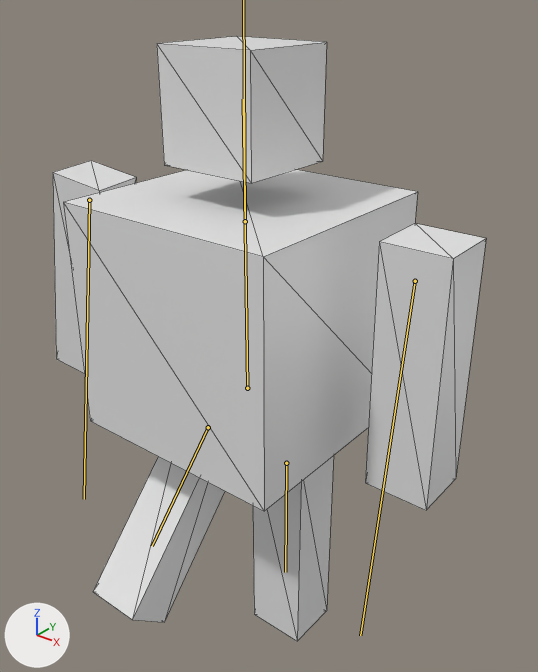
The glTF model godot/18.glb: old version first, new version second.
Rendered twice from a 50 mm camera at (1.52, -1.77, 2.15) aimed at (0.05, 0.06, 1.01). Lighting does not change. The marker at lower left points along +X, +Y and +Z. The bones that bend it are drawn over the model as lines. Mesh edges are drawn as thin lines.

The first picture shows 'char1'.
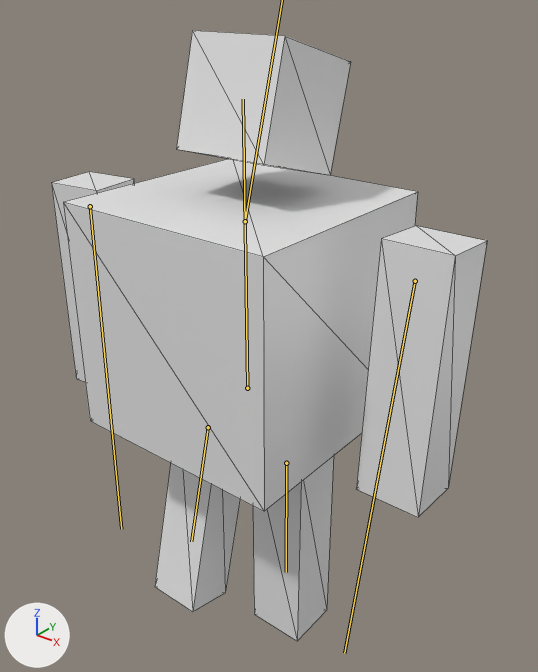
The newer file adds an action. The first version stands in its rest pose; the second is drawn at frame 23 of the action 'anim 2'.

What the commit changed:
Bone 'h' (bone_h) turns from (0, 0, 0) to (-15, 0, 0) degrees about its own x, y and z.
Bone 'a1' (bone_a1) turns from (0, 0, 0) to (4, 0, 2) degrees about its own x, y and z.
Bone 'a2' (bone_a2) moves from (0.0, 0.0, 0.0) to (-0.005, 0.041, -0.003).
Bone 'a2' (bone_a2) turns from (0, 0, 0) to (-3, 1, 10) degrees about its own x, y and z.
Bone 'l2' (bone_l2) turns from (0, 0, 0) to (-26, -2, -12) degrees about its own x, y and z.

Location of each change, (x1, y1, x2, y2) in pixels of the pictures (538 x 672 px):
'char1', posed: before (53, 36, 486, 641); after (51, 30, 487, 641)
bone 'a1', root to tip: before (415, 281) to (360, 635); after (415, 281) to (344, 653)
bone 'a2', root to tip: before (89, 200) to (84, 499); after (90, 206) to (121, 529)
bone 'l2', root to tip: before (208, 427) to (152, 546); after (208, 427) to (191, 541)
